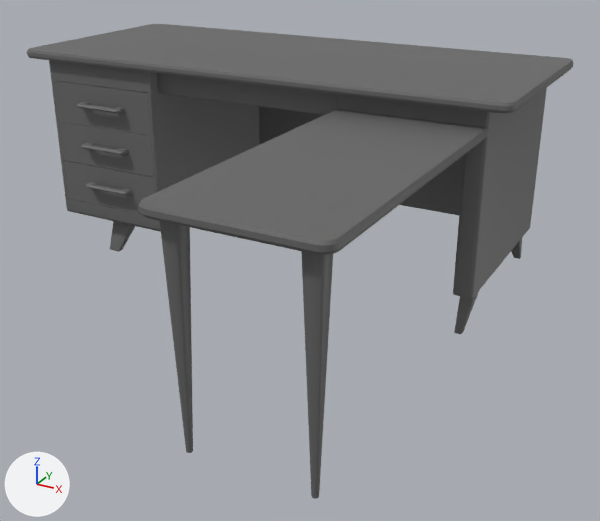
Renders of the FBX model HoodwinkProject/Assets/_Hoodwink/Models/BeautyCorner/Desk/Prop_Desk_1.fbx from each side of a commit.
One viewpoint serves both versions: a 50 mm lens placed at (1.7, -3.01, 1.45), pointed at (0.31, -0.48, 0.19). The axes (+X, +Y, +Z) are drawn at lower left. The lights are the same throughout. Where no turn or scale is listed for an object, it has been applied to the vertices.

Objects in the first picture: 'Desk1', 'Draw1', 'Draw2', 'Draw3'.
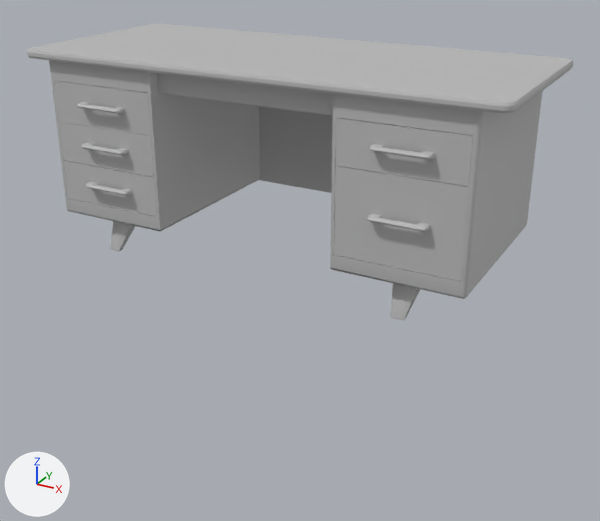
Where the newer file only moved an object's origin or applied its transform, the numbers keep the older frame.

What differs and where, as boxes (x1, y1, x2, y2) in the pictures (600 x 521 px):
'Desk1', deleted: before (27, 24, 573, 499)
'Desk', added: after (27, 24, 573, 320)
'Draw4', added: after (334, 166, 469, 281)
'Draw5', added: after (336, 118, 473, 187)
'Draw1', recoloured: (54, 81, 151, 136) in both
'Draw2', recoloured: (59, 121, 154, 177) in both
'Draw3', recoloured: (64, 160, 157, 217) in both

Diff of the bpy script that builds the scene:
```diff
--- a/HoodwinkProject/Assets/_Hoodwink/Models/BeautyCorner/Desk/Prop_Desk_1.fbx.py
+++ b/HoodwinkProject/Assets/_Hoodwink/Models/BeautyCorner/Desk/Prop_Desk_1.fbx.py
@@ mat_map_desk_1 @@
+mat_map_desk_1 = principled_material('Map_Desk_1')
+mat_map_desk_1.base_color = (0.5, 0.5, 0.5)  # grey #bcbcbc
+mat_map_desk_1.roughness = 0.553
@@ me_mesh_001 @@
 me_mesh_001.from_pydata(...)  # 104 vertices, 84 faces; spans x -0.257..0.24, y -0.074..0.603, z -0.091..0.083
-me_mesh_001.materials.append(mat_lambert1_001)  # dark grey #676767
+me_mesh_001.materials.append(mat_map_desk_1)  # grey #bcbcbc
@@ me_mesh_002 @@
 me_mesh_002.from_pydata(...)  # 104 vertices, 84 faces; spans x -0.257..0.24, y -0.074..0.603, z -0.091..0.083
-me_mesh_002.materials.append(mat_lambert1_001)  # dark grey #676767
+me_mesh_002.materials.append(mat_map_desk_1)  # grey #bcbcbc
@@ me_mesh_003 @@
 me_mesh_003.from_pydata(...)  # 104 vertices, 84 faces; spans x -0.257..0.24, y -0.074..0.603, z -0.091..0.083
-me_mesh_003.materials.append(mat_lambert1_001)  # dark grey #676767
+me_mesh_003.materials.append(mat_map_desk_1)  # grey #bcbcbc
@@ me_mesh_004 @@
+me_mesh_004.from_pydata(...)  # 104 vertices, 84 faces; spans x -0.248..0.248, y -0.339..0.339, z -0.087..0.261
+me_mesh_004.materials.append(mat_map_desk_1)  # grey #bcbcbc
@@ me_mesh_005 @@
+me_mesh_005.from_pydata(...)  # 104 vertices, 84 faces; spans x -0.248..0.248, y -0.339..0.339, z -0.087..0.087
+me_mesh_005.materials.append(mat_map_desk_1)  # grey #bcbcbc
@@ me_mesh_1 @@
+me_mesh_1.from_pydata(...)  # 310 vertices, 246 faces; spans x -1.04..1.04, y -0.45..0.45, z 0.0..0.86
+me_mesh_1.materials.append(mat_map_desk_1)  # grey #bcbcbc
@@ ob_desk1 @@
-ob_desk1 = bpy.data.objects.new('Desk1', me_mesh)
-ob_desk1.location = (0.0, 0.0, 0.0)
@@ ob_draw4 @@
+ob_draw4 = bpy.data.objects.new('Draw4', me_mesh_004)
+ob_draw4.location = (0.667, -0.121, 0.299)
@@ ob_draw5 @@
+ob_draw5 = bpy.data.objects.new('Draw5', me_mesh_005)
+ob_draw5.location = (0.666, -0.121, 0.649)
@@ ob_desk @@
+ob_desk = bpy.data.objects.new('Desk', me_mesh_1)
+ob_desk.location = (0.0, 0.0, 0.0)
```
